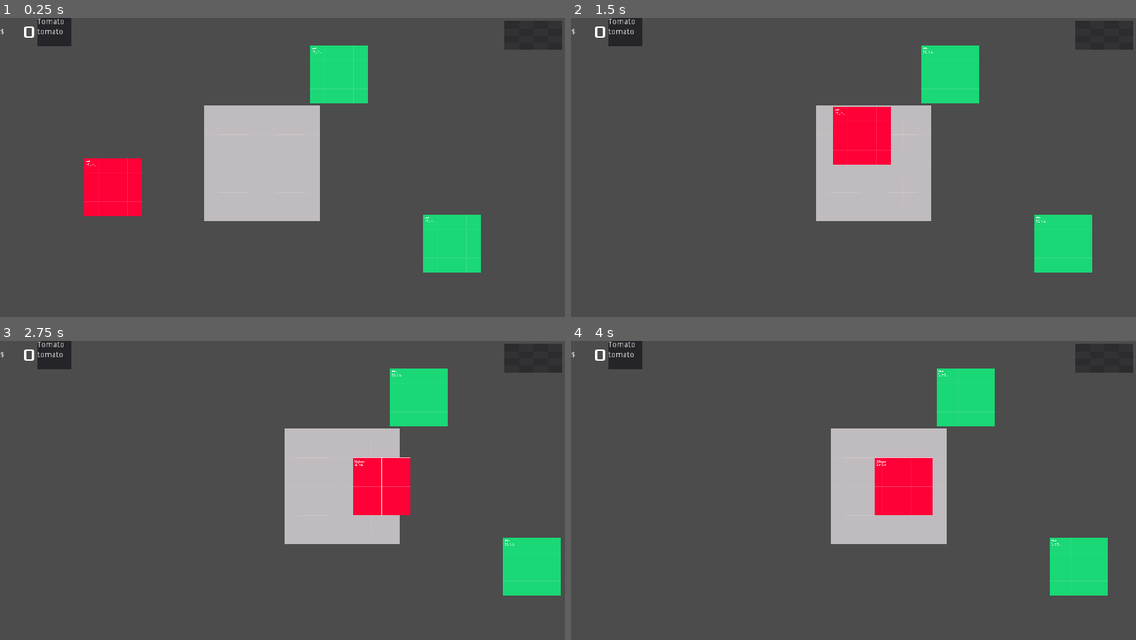
Above: before the commit, frames 1-4 (two rows, left to right).
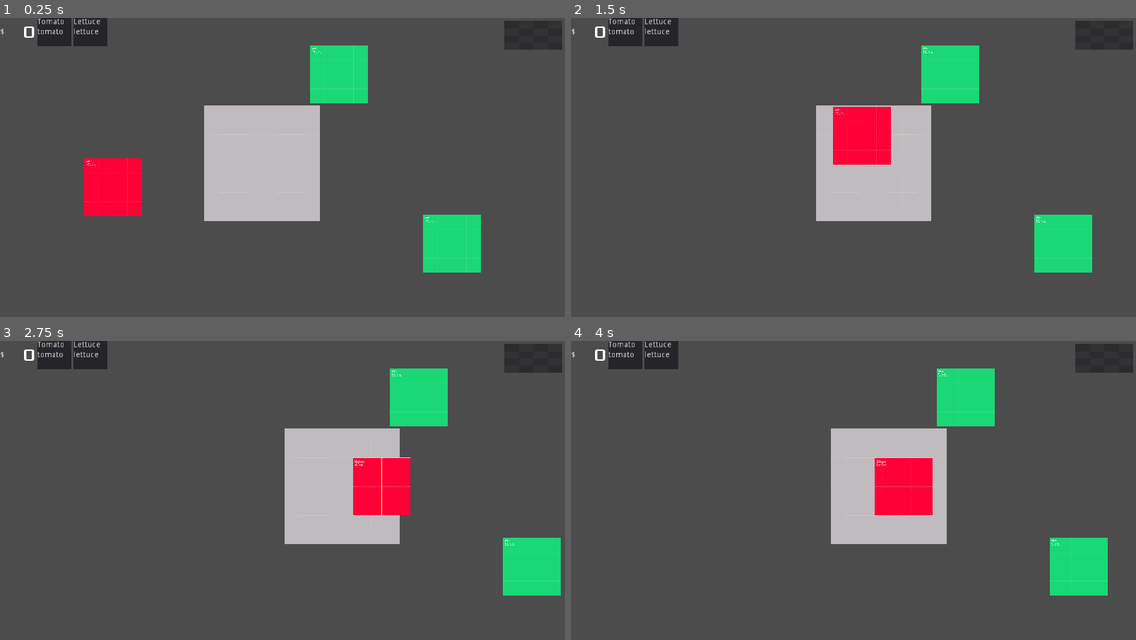
Above: after the commit, the same moments.

Repository: stewchan/kitchen
Game: Godot game, scene res://world/World.tscn
Two runs of this game, one before a commit and one after it. Both use one fixed random seed, a clock stepped at 60 frames per second and the inputs below. This scene is started directly instead of the project's main scene.
Inputs (mouse positions are in pixels of both pictures, inside the frame that each line leads up to):
- Up to frame 1 (0.25 s): no input
- Up to frame 2 (1.5 s): tap Enter at 0.5 s; move the mouse to (977, 155) at 0.52 s; hold Right (ui_right) 0.53-1.25 s; click (977, 155) at 0.67 s; drag from (740, 185) to (1102, 35) at 1.27 s
- Up to frame 3 (2.75 s): tap Space at 2 s; move the mouse to (339, 427) at 2.02 s; hold Right (ui_right) from 2.03 s (still down)
- Up to frame 4 (4 s): release Right (ui_right) at 2.75 s; drag from (825, 553) to (915, 487) at 2.77 s; tap Enter at 3.5 s; move the mouse to (1023, 538) at 3.52 s; hold Left (ui_left) from 3.53 s (still down)

The runs differ from the first frame. In frame 1, 0.5% of the frame differs, in the area x 13-19%, y 0-10%; in frame 2, 0.5%; in frame 3, 0.5%; in frame 4, 0.5%.
Error in both runs: Invalid get index '3' (on base: 'Array'). (res://network/Network.gd:18)

Commit message:
Refactor order completion into World

Diff:
--- a/kitchen/servery/order/Order.gd
+++ b/kitchen/servery/order/Order.gd
@@ -1,8 +1,6 @@
 extends Control
 class_name Order
 
-
-signal order_complete(order)
 
 var dish: Dish setget set_dish, get_dish
 
@@ -12,11 +10,7 @@
 
 
 func is_valid(other: Dish) -> bool:
-	if other.equal_to(dish):
-		emit_signal("order_complete", self as Order)
-		queue_free()
-		return true
-	return false
+	return other.equal_to(dish)
 
 
 func set_dish(value: Dish) -> void:
--- a/ui/HUD.gd
+++ b/ui/HUD.gd
@@ -12,10 +12,6 @@
 	orders.add_child(order)
 
 
-func on_dish_served(dish: Dish) -> void:
-	for order in orders.get_children():
-		if order.is_valid(dish):
-			score += 5
-		else:
-			score -= 1
-		score_label.text = str(score)
+func update_score(val: int) -> void:
+	score = val
+	score_label.text = str(score)
--- a/world/World.gd
+++ b/world/World.gd
@@ -10,7 +10,7 @@
 onready var players = $Players
 onready var servery = $Servery
 onready var hud = $HUD
-onready var orders = $Orders
+onready var orders = $HUD/H/Orders
 
 var IngredientScene = preload("res://kitchen/draggable/ingredient/Ingredient.tscn")
 var OrderScene = preload("res://kitchen/servery/order/Order.tscn")
@@ -18,7 +18,8 @@
 
 
 func _ready() -> void:
-	servery.connect("served", hud, "on_dish_served")
+	servery.connect("served", self, "on_dish_served")
+
 
 	var ingredient1 = IngredientScene.instance()
 	ingredient1.set_name("tomato")
@@ -42,13 +43,23 @@
 	order.set_dish(dish)
 	emit_signal("order_added", order)
 
-#	var order2 = OrderScene.instance()
-#	orders.add_child(order2)
-#	var dish2 = DishScene.instance()
-#	dish2.ingredients = ["lettuce"]#, "lettuce"]
-#	order2.set_dish(dish2)
-#	emit_signal("order_added", order2)
+	var order2 = OrderScene.instance()
+	orders.add_child(order2)
+	var dish2 = DishScene.instance()
+	dish2.ingredients = ["lettuce"]#, "lettuce"]
+	order2.set_dish(dish2)
+	emit_signal("order_added", order2)
 
+
+func on_dish_served(dish: Dish) -> void:
+	for order in orders.get_children():
+		if order.is_valid(dish):
+			score += 5
+			hud.update_score(score)
+			order.queue_free()
+			return
+	score -= 1
+	hud.update_score(score)
 
 
 func start_game() -> void:
--- a/world/World.tscn
+++ b/world/World.tscn
@@ -12,9 +12,6 @@
 
 [node name="Ingredients" type="Node" parent="."]
 
-[node name="Orders" type="Control" parent="."]
-visible = false
-
 [node name="HUD" parent="." instance=ExtResource( 4 )]
 
 [node name="Servery" parent="." instance=ExtResource( 5 )]
